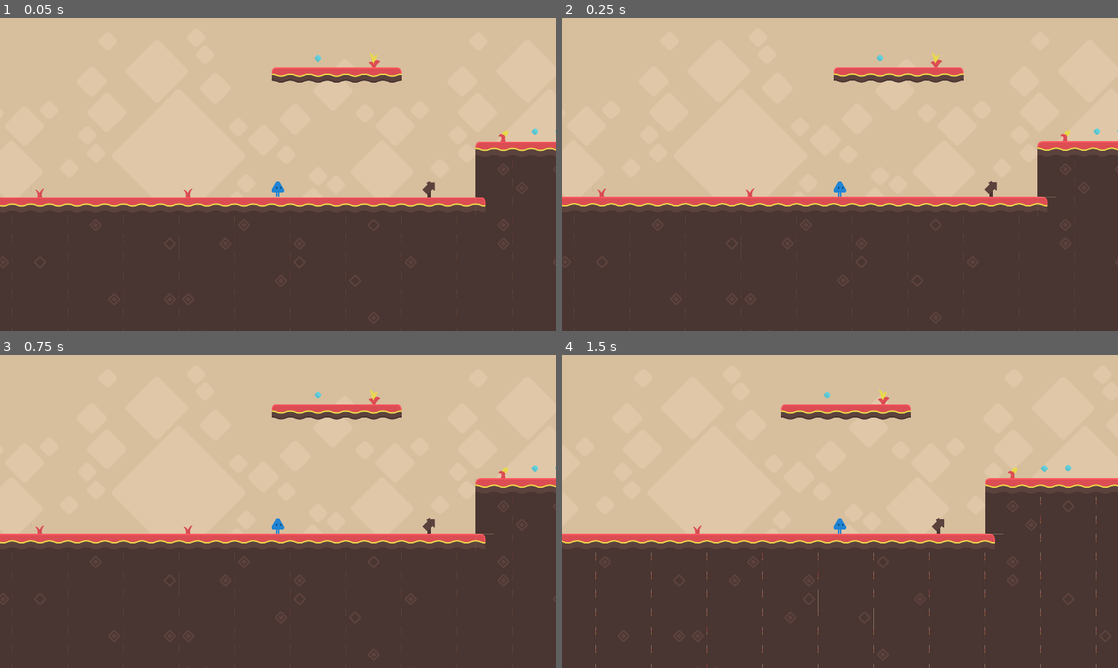
Above: before the commit, frames 1-4 (two rows, left to right).
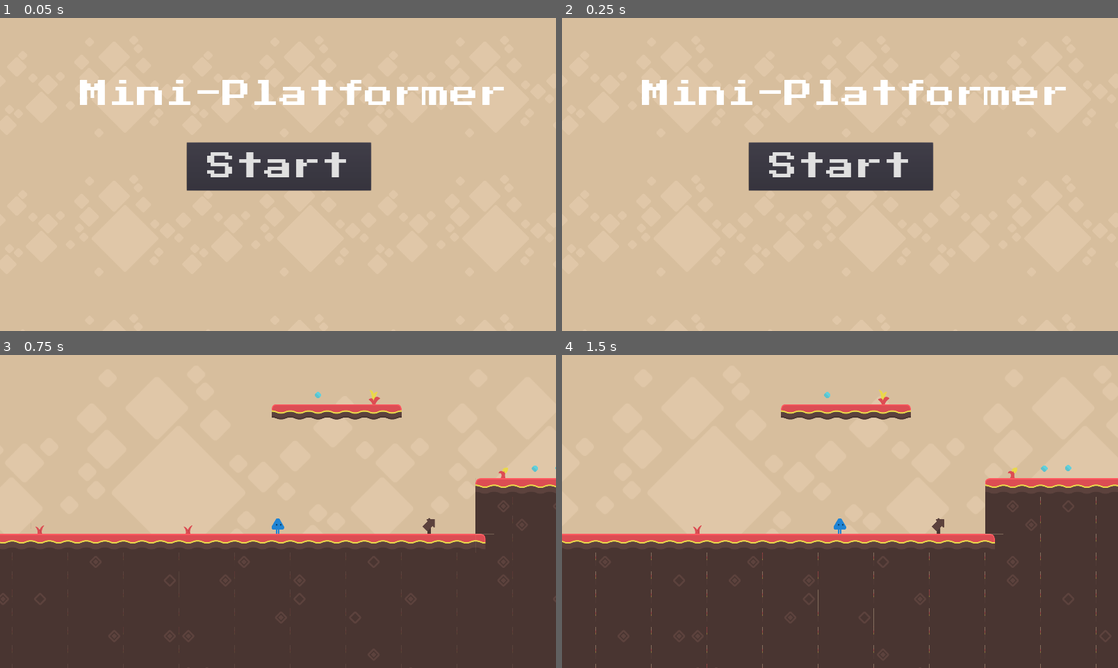
Above: after the commit, the same moments.

Repository: bsu-cs315/Project_2
Game: Godot game, scene res://src/MainMenu.tscn
Same seed, same stepped clock (60 frames per second), same inputs: the game is played once before the commit and once after it. Before the commit the project starts from res://src/Main.tscn.
Inputs (mouse positions are in pixels of both pictures, inside the frame that each line leads up to):
- Up to frame 1 (0.05 s): no input
- Up to frame 2 (0.25 s): no input
- Up to frame 3 (0.75 s): click (278, 502) at 0.5 s, where only the run after the commit has a clickable "Start"
- Up to frame 4 (1.5 s): tap Enter at 1.25 s; hold Right (ui_right) from 1.28 s (still down)

The runs differ from the first frame. In frame 1, 54% of the frame differs, in the area x 0-100%, y 11-100%; in frame 2, 54%; in frame 3, nothing differs; in frame 4, nothing differs.

Commit message:
Add main menu

Diff:
--- a/Godot_project/project.godot
+++ b/Godot_project/project.godot
@@ -16,7 +16,7 @@
 [application]
 
 config/name="Project_2"
-run/main_scene="res://src/Main.tscn"
+run/main_scene="res://src/MainMenu.tscn"
 config/icon="res://icon.png"
 
 [display]
--- /dev/null
+++ b/Godot_project/src/MainMenu.tscn
@@ -0,0 +1,55 @@
+[gd_scene load_steps=6 format=2]
+
+[ext_resource path="res://assets/abstract-platformer-370-assets/PNG/Backgrounds/set1_background.png" type="Texture" id=1]
+[ext_resource path="res://assets/abstract-platformer-370-assets/PNG/Backgrounds/set1_tiles.png" type="Texture" id=2]
+[ext_resource path="res://assets/fonts/Press_Start_2P/PressStart2P-Regular.ttf" type="DynamicFontData" id=3]
+[ext_resource path="res://src/StartButton.gd" type="Script" id=4]
+
+[sub_resource type="DynamicFont" id=1]
+size = 100
+font_data = ExtResource( 3 )
+
+[node name="MainMenu" type="Node2D"]
+
+[node name="TextureRect2" type="TextureRect" parent="."]
+margin_right = 17775.0
+margin_bottom = 11623.0
+texture = ExtResource( 1 )
+stretch_mode = 2
+__meta__ = {
+"_edit_use_anchors_": false
+}
+
+[node name="TextureRect" type="TextureRect" parent="."]
+margin_right = 17673.0
+margin_bottom = 11505.0
+texture = ExtResource( 2 )
+stretch_mode = 2
+__meta__ = {
+"_edit_use_anchors_": false
+}
+
+[node name="Label" type="Label" parent="."]
+margin_left = 55.5802
+margin_top = 214.029
+margin_right = 1975.58
+margin_bottom = 342.029
+custom_fonts/font = SubResource( 1 )
+text = "Mini-Platformer"
+align = 1
+__meta__ = {
+"_edit_use_anchors_": false
+}
+
+[node name="StartButton" type="Button" parent="."]
+margin_left = 644.781
+margin_top = 429.973
+margin_right = 1280.78
+margin_bottom = 594.973
+custom_fonts/font = SubResource( 1 )
+text = "Start"
+script = ExtResource( 4 )
+__meta__ = {
+"_edit_use_anchors_": false
+}
+[connection signal="pressed" from="StartButton" to="StartButton" method="_on_StartButton_pressed"]
--- /dev/null
+++ b/Godot_project/src/StartButton.gd
@@ -0,0 +1,4 @@
+extends Button
+
+func _on_StartButton_pressed():
+	 get_tree().change_scene("res://src/Main.tscn")
